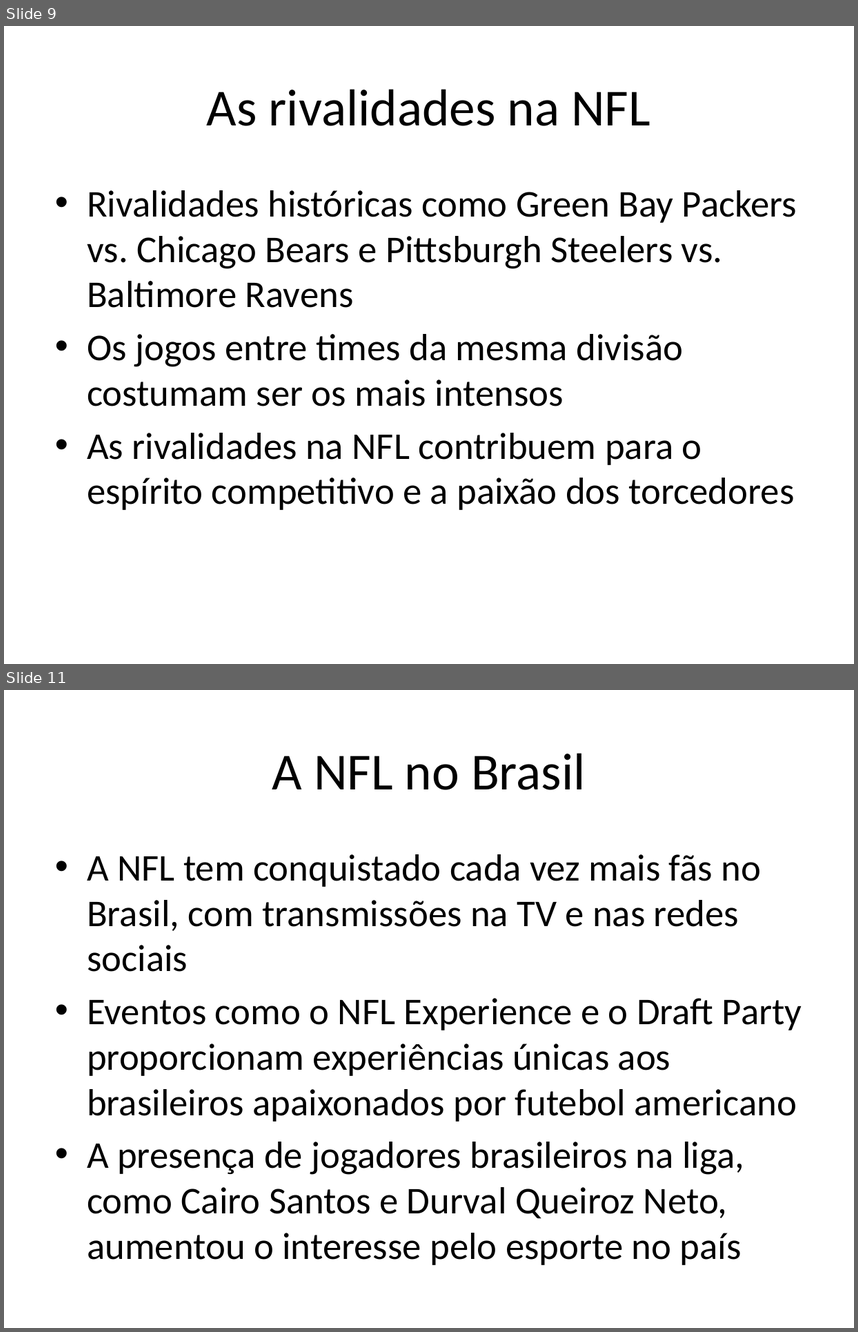
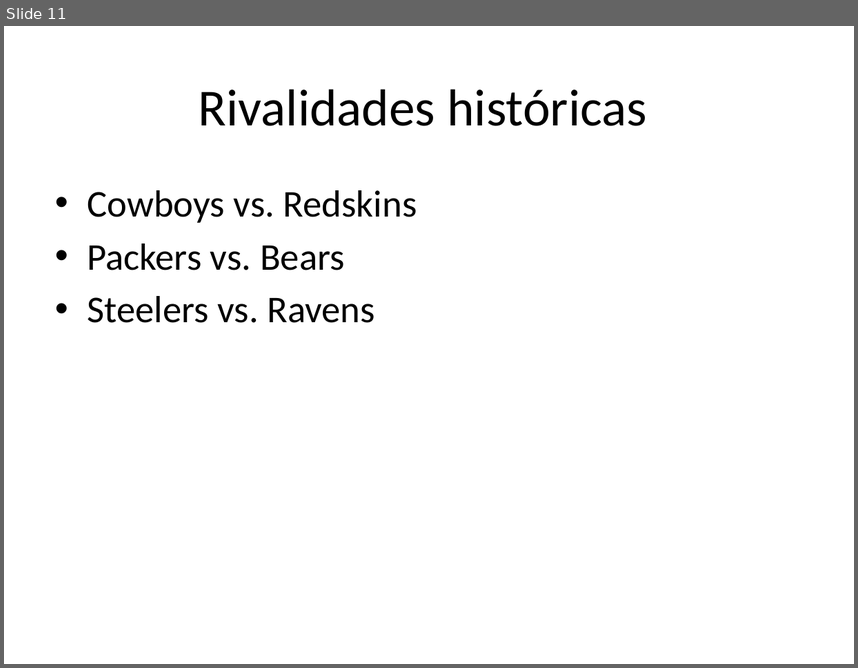
Before and after one commit to lcdlemos/EstagioNutes, a slide deck: IA/auto_apresentacao_IA.pptx. Shown one above the other, each under a label of ours: slides 9 and 11 before the commit, slide 11 after it; the slides between them are not shown. The pictures are 858x1332 and 858x668 pixels, drawn with LibreOffice and Linux fonts; fonts in the diff are those of the drawing. Boxes give left, top, right and bottom in pixels: in the first picture for what was removed or moved away, otherwise in the second. Text is boxed around its words. In the diff, an @@ line names an element or a change of style, - is before the commit and + after.

```diff
--- a/IA/auto_apresentacao_IA.pptx
+++ b/IA/auto_apresentacao_IA.pptx
@@ slide 11 removed at (4,690,854,1328), background #FFFFFF @@
@@ title removed at (272,753,586,790) @@
-A NFL no Brasil
@@ text removed at (87,854,802,1265) @@
-• A NFL tem conquistado cada vez mais fãs no Brasil, com transmissões na TV e nas redes sociais
-• Eventos como o NFL Experience e o Draft Party proporcionam experiências únicas aos brasileiros apaixonados por futebol americano
-• A presença de jogadores brasileiros na liga, como Cairo Santos e Durval Queiroz Neto, aumentou o interesse pelo esporte no país
@@ what was slide 9 is now slide 11 @@
@@ slide 11 changed as well @@
@@ title at (199,89,647,126): text changed @@
-As rivalidades na NFL
+Rivalidades históricas
@@ text at (87,190,417,323): text changed @@
-• Rivalidades históricas como Green Bay Packers vs. Chicago Bears e Pittsburgh Steelers vs. Baltimore Ravens
-• Os jogos entre times da mesma divisão costumam ser os mais intensos
-• As rivalidades na NFL contribuem para o espírito competitivo e a paixão dos torcedores
+• Cowboys vs. Redskins
+• Packers vs. Bears
+• Steelers vs. Ravens
```
Also in this commit, not shown: 8 other slides changed, 9 slides added, 4 other slides removed, 7 other files.
